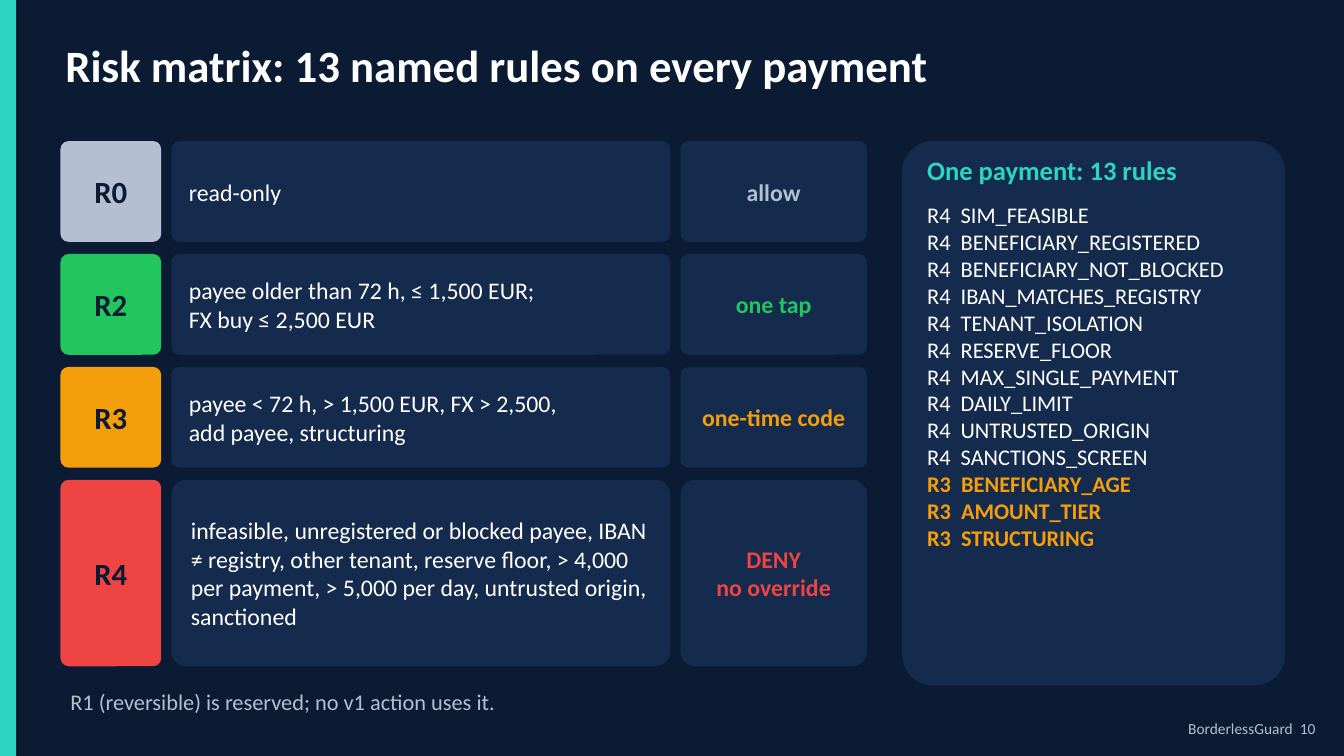
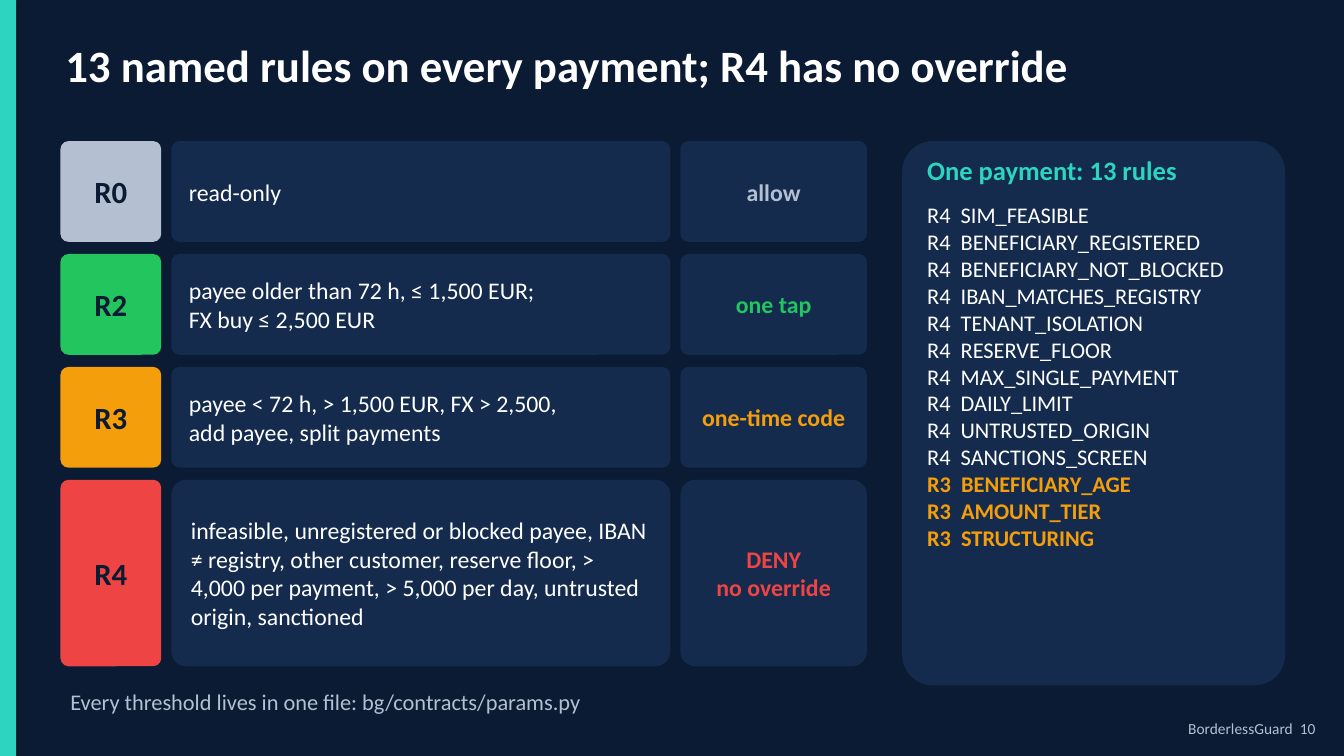
Before and after one commit to Arracheur2Bonnet/Borderless, a slide deck: slide 10 of deliverables/pitch/BorderlessGuard_deck.pptx. Drawn at 1344x756 pixels with LibreOffice and Linux fonts; fonts in the diff are those of the drawing. Boxes give left, top, right and bottom in pixels: in the first picture for what was removed or moved away, otherwise in the second. Text is boxed around its words. In the diff, an @@ line names an element or a change of style, - is before the commit and + after.

```diff
--- a/deliverables/pitch/BorderlessGuard_deck.pptx
+++ b/deliverables/pitch/BorderlessGuard_deck.pptx
@@ text at (65, 50, 1068, 89): text changed @@
-Risk matrix: 13 named rules on every payment
+13 named rules on every payment; R4 has no override
@@ text in rounded rectangle at (189, 424, 441, 445): text changed @@
-add payee, structuring
+add payee, split payments
@@ text in rounded rectangle at (191, 522, 646, 629): text changed @@
-infeasible, unregistered or blocked payee, IBAN ≠ registry, other tenant, reserve floor, > 4,000 per payment, > 5,000 per day, untrusted origin, sanctioned
+infeasible, unregistered or blocked payee, IBAN ≠ registry, other customer, reserve floor, > 4,000 per payment, > 5,000 per day, untrusted origin, sanctioned
@@ text at (70, 694, 580, 714): text changed @@
-R1 (reversible) is reserved; no v1 action uses it.
+Every threshold lives in one file: bg/contracts/params.py
```
Also in this commit, not shown: 12 other slides changed, 1 slide added, 1 slide removed, 19 other files.
